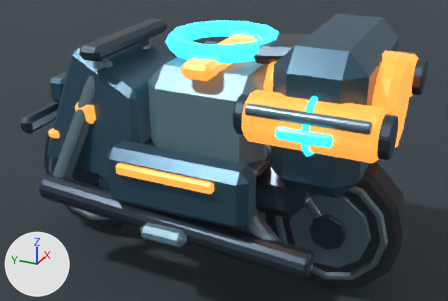
The Blender file content/source-art/skirmishstrikebike-rigged.blend as it was, and as the next commit left it.
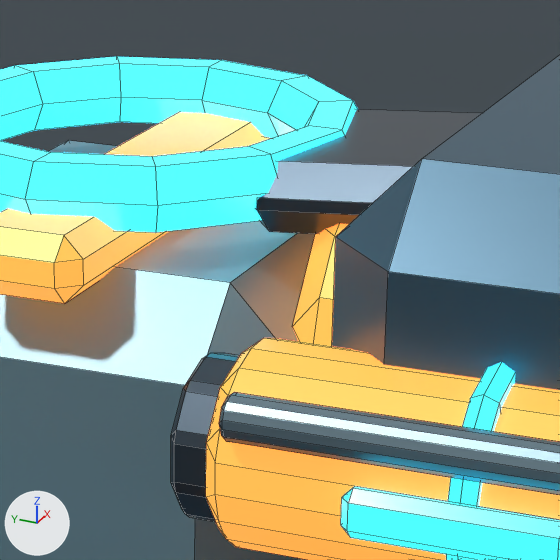
The first picture shows the older version from a 50 mm camera at (-2.81, -1.38, 2.08) aimed at (0.02, -0.11, 0.66). The close-ups show the older and then the newer version on the part from 43% to 73% of the width and 2% to 48% of the height of that picture. Only the edits that show in the close-ups are written down. The lights are fixed; the arrows at lower left show +X, +Y and +Z. The close-ups show mesh edges as thin lines.

The first close-up shows 'Preview floor', 'StrikeBikeAccent_BatteryRail', 'StrikeBikeAccent_ChargeWarning_L', 'StrikeBikeArc_InductionRing', 'StrikeBikeArmor_BatteryPod', 'StrikeBikeArmor_RearChargeCage', 'StrikeBikeArmor_Saddle', 'StrikeBikePayload_ChargeBand_L', 'StrikeBikePayload_ChargeCap_L_Front', 'StrikeBikePayload_Core', 'StrikeBikePayload_ExternalCharge_L', 'StrikeBikePayload_RackRail_L'.
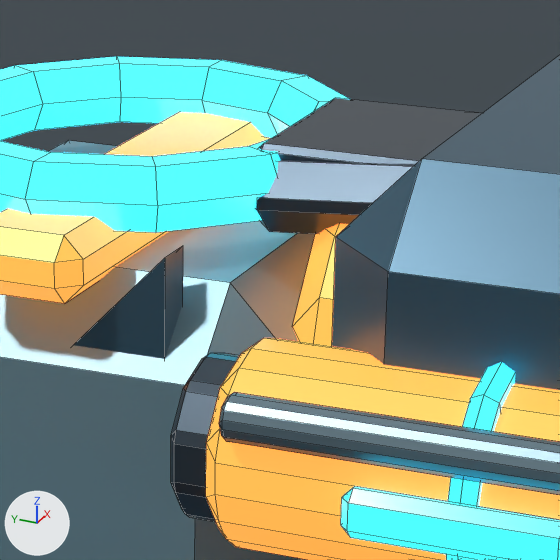
Location of each change, (x1, y1, x2, y2) in pixels of the close-ups (560 x 560 px):
'StrikeBikeEngine_RadiatorCavity', added
    after: (259, 98, 482, 164)
'StrikeBikeArmor_Gusset_1', added (dark blue)
    after: (74, 246, 183, 359)

The change, as a list of edits to the scene's bpy script:
```text
Add me_strikebikearmor_gusset_1_mesh:
    me_strikebikearmor_gusset_1_mesh.from_pydata([(-0.025, 0.0, 0.0), (0.025, 0.0, 0.0), (0.025, 0.213, 0.0), (-0.025, 0.213, 0.0), (-0.025, 0.0, 0.22), (0.025, 0.0, 0.22)], [], [(0, 1, 2, 3), (0, 4, 5, 1), (1, 5, 2), (0, 3, 4), (4, 3, 2, 5)])
    me_strikebikearmor_gusset_1_mesh.materials.append(mat_strike_bike_armor)  # dark blue #426579
Add me_cube_025:
    me_cube_025.from_pydata(...)  # 24 vertices, 26 faces; spans x -0.13..0.13, y -0.12..0.152, z -0.016..0.016
    me_cube_025.materials.append(mat_strike_bike_gunmetal)  # greyish blue #4b5965
Add ob_strikebikearmor_gusset_1:
    ob_strikebikearmor_gusset_1 = bpy.data.objects.new('StrikeBikeArmor_Gusset_1', me_strikebikearmor_gusset_1_mesh)
    ob_strikebikearmor_gusset_1.location = (-0.3, -0.3, 1.02)
Add ob_strikebikeengine_radiatorcavity:
    ob_strikebikeengine_radiatorcavity = bpy.data.objects.new('StrikeBikeEngine_RadiatorCavity', me_cube_025)
    ob_strikebikeengine_radiatorcavity.location = (0.0, -0.48, 1.31)
```
